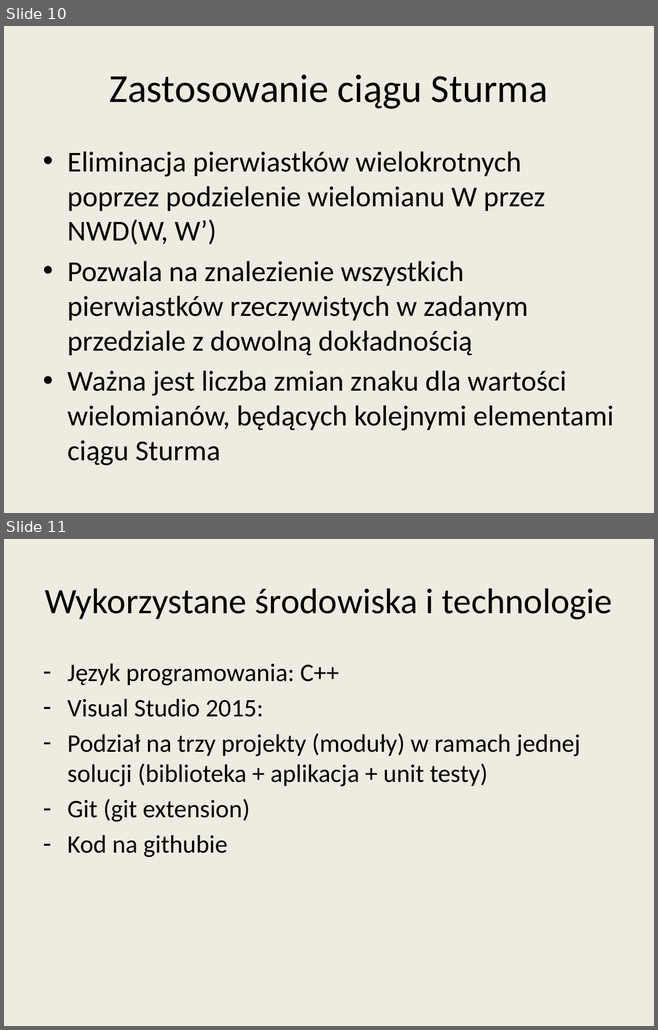
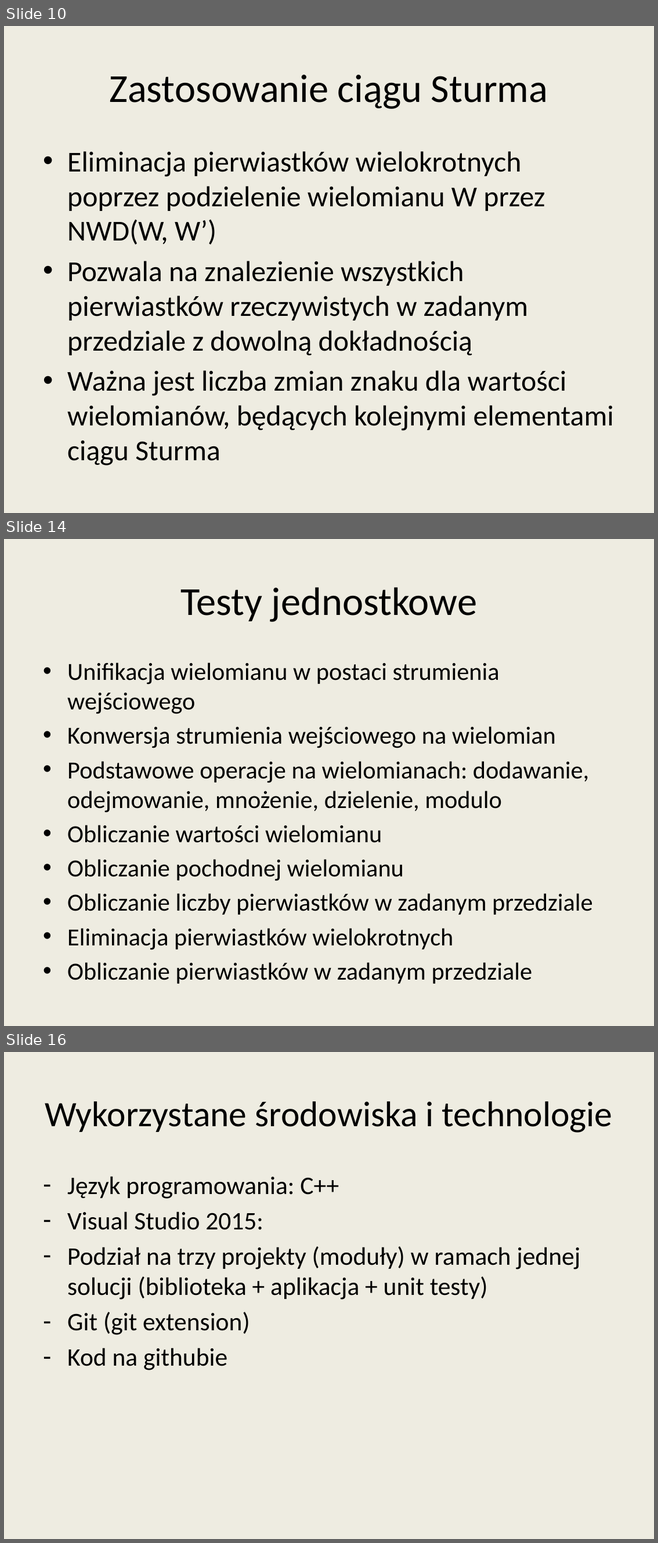
Before and after one commit to wojtekpas/PracaMagisterska, a slide deck: Praca/Seminarium/seminarium_prez2.pptx. Shown one above the other, each under a label of ours: slides 10 and 11 before the commit, slides 10, 14 and 16 after it; the slides between them are not shown. The pictures are 658x1030 and 658x1543 pixels, drawn with LibreOffice and Linux fonts; fonts in the diff are those of the drawing. Boxes give left, top, right and bottom in pixels: in the first picture for what was removed or moved away, otherwise in the second. Text is boxed around its words. In the diff, an @@ line names an element or a change of style, - is before the commit and + after.

```diff
--- a/Praca/Seminarium/seminarium_prez2.pptx
+++ b/Praca/Seminarium/seminarium_prez2.pptx
@@ slide 14 added at <box>4,539,654,1026</box>, background #EEECE1 @@
@@ title added at <box>180,587,477,622</box>, 44 pt, text #000000 @@
+Testy jednostkowe
@@ text added at <box>67,663,592,984</box>, 27.2 pt, text #000000 @@
+• Unifikacja wielomianu w postaci strumienia wejściowego
+• Konwersja strumienia wejściowego na wielomian
+• Podstawowe operacje na wielomianach: dodawanie, odejmowanie, mnożenie, dzielenie, modulo
+• Obliczanie wartości wielomianu
+• Obliczanie pochodnej wielomianu
+• Obliczanie liczby pierwiastków w zadanym przedziale
+• Eliminacja pierwiastków wielokrotnych
+• Obliczanie pierwiastków w zadanym przedziale
@@ what was slide 11 is now slide 16 @@
```
Also in this commit, not shown: 4 other slides added.
